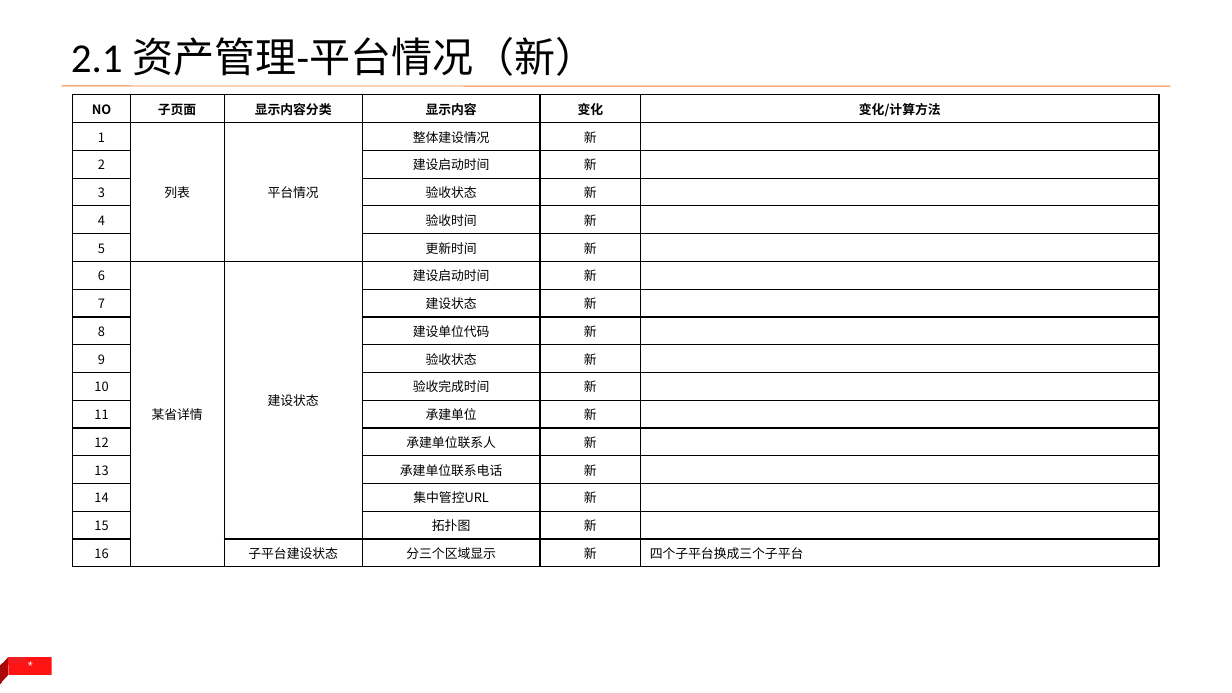
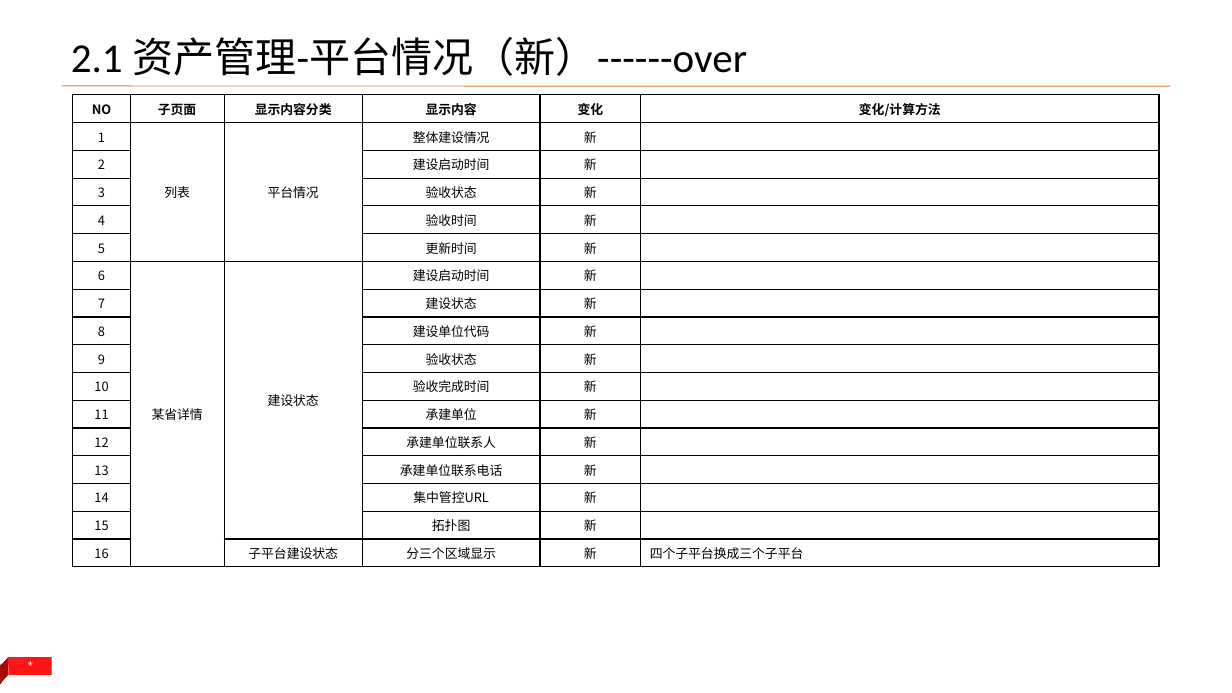
Before and after one commit to yangld/learn, a slide deck: slide 5 of 1附件/全国集中管控改动内容_v2_1.pptx. Drawn at 1232x693 pixels with LibreOffice and Linux fonts; fonts in the diff are those of the drawing. Boxes give left, top, right and bottom in pixels: in the first picture for what was removed or moved away, otherwise in the second. Text is boxed around its words. In the diff, an @@ line names an element or a change of style, - is before the commit and + after.

```diff
--- a/1附件/全国集中管控改动内容_v2_1.pptx
+++ b/1附件/全国集中管控改动内容_v2_1.pptx
@@ title at (71, 37, 747, 76): text changed @@
-2.1 资产管理-平台情况（新）
+2.1 资产管理-平台情况（新）------over
```
Also in this commit, not shown: 2 other slides changed.
